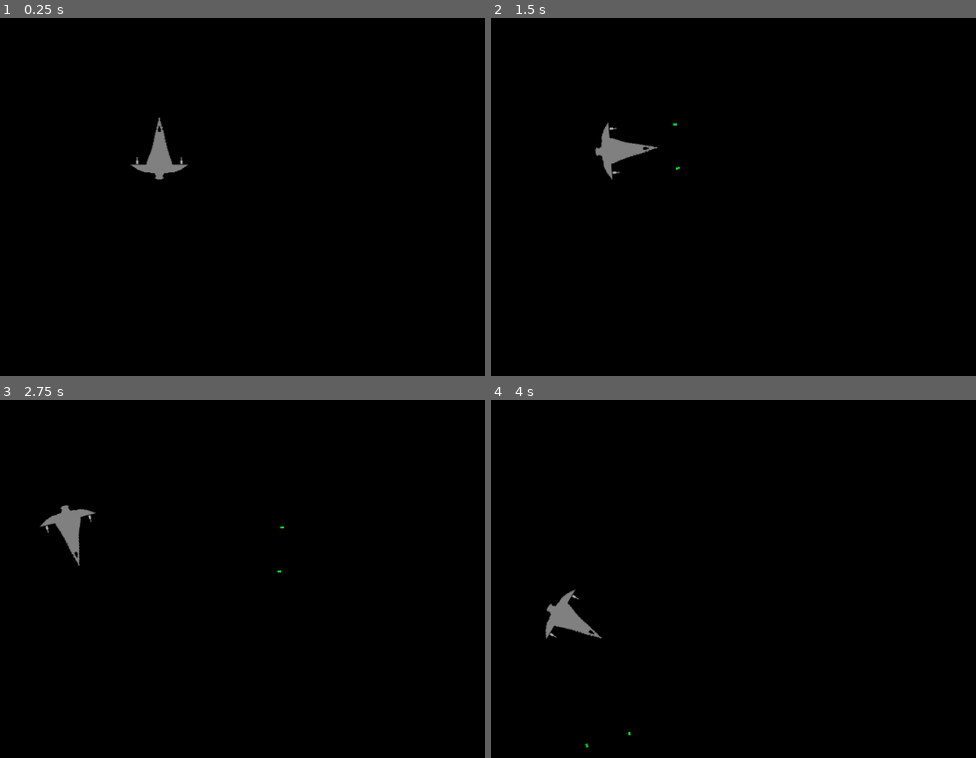
Above: before the commit, frames 1-4 (two rows, left to right).
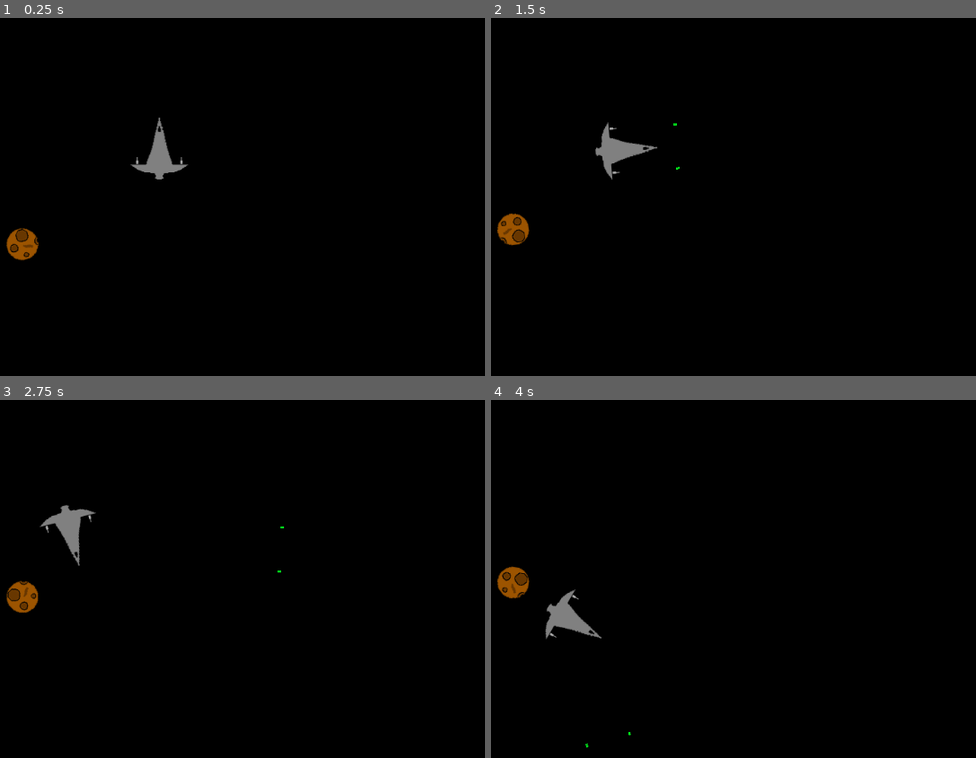
Above: after the commit, the same moments.

Repository: jlpatter/GodotSpaceShooter
Game: Godot game, scene res://src/Levels/Level1.tscn
The game is run twice, just before and just after one commit, with the same random seed, the same clock (stepped at 60 frames per second) and the same inputs. The project has no main scene, so this scene is started directly.
Inputs:
- Up to frame 1 (0.25 s): no input
- Up to frame 2 (1.5 s): hold D (move_right) 0.53-1.28 s; tap Space (shoot) at 0.6, 1.35 s; hold S (move_down) from 1.28 s (still down)
- Up to frame 3 (2.75 s): release S (move_down) at 2.03 s; hold D (move_right) from 2.03 s (still down); tap Space (shoot) at 2.1 s
- Up to frame 4 (4 s): release D (move_right) at 2.78 s; hold W (move_up) 2.78-3.53 s; tap Space (shoot) at 2.85, 3.6 s; hold A (move_left) from 3.53 s (still down)

The runs differ from the first frame. In frame 1, 0.5% of the frame differs, in the area x 1-8%, y 58-68%; in frame 2, 0.5%; in frame 3, 0.5%, in the area x 1-8%, y 50-60%; in frame 4, 0.5%.

Commit message:
WIP Added asteroid

Diff:
--- /dev/null
+++ b/src/Actors/Asteroid.gd
@@ -0,0 +1,10 @@
+extends KinematicBody2D
+
+const SPEED = 1000.0
+const ROTATION_SPEED = 2.0
+
+func _physics_process(delta):
+	var dir = Vector2(0.0, -1.0)
+
+	rotation += ROTATION_SPEED * delta
+	move_and_slide(dir * SPEED * delta)
--- /dev/null
+++ b/src/Actors/Asteroid.tscn
@@ -0,0 +1,16 @@
+[gd_scene load_steps=4 format=2]
+
+[ext_resource path="res://Assets/Asteroid.png" type="Texture" id=1]
+[ext_resource path="res://src/Actors/Asteroid.gd" type="Script" id=2]
+
+[sub_resource type="CircleShape2D" id=1]
+radius = 22.4
+
+[node name="Asteroid" type="KinematicBody2D"]
+script = ExtResource( 2 )
+
+[node name="Asteroid" type="Sprite" parent="."]
+texture = ExtResource( 1 )
+
+[node name="CollisionShape2D" type="CollisionShape2D" parent="."]
+shape = SubResource( 1 )
--- a/src/Levels/Level1.tscn
+++ b/src/Levels/Level1.tscn
@@ -1,10 +1,14 @@
-[gd_scene load_steps=2 format=2]
+[gd_scene load_steps=3 format=2]
 
 [ext_resource path="res://src/Actors/Player.tscn" type="PackedScene" id=1]
+[ext_resource path="res://src/Actors/Asteroid.tscn" type="PackedScene" id=2]
 
 [node name="Level1" type="Node2D"]
 
 [node name="Player" parent="." instance=ExtResource( 1 )]
 position = Vector2( 525.305, 274.239 )
 
+[node name="Asteroid" parent="." instance=ExtResource( 2 )]
+position = Vector2( 330.099, 415.774 )
+
 [node name="PlayerBullets" type="Node" parent="."]
Binary file added: Assets/Asteroid.png
Not shown, added: Assets/Asteroid.png.import
Not shown, added: Assets/Asteroid.kra
